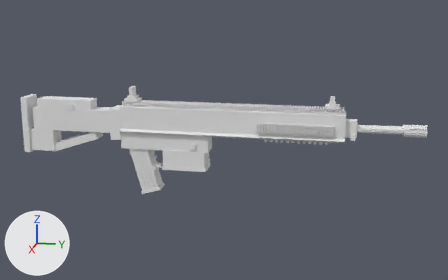
One commit to the OBJ model src/main/resources/assets/mareeletrica/models/block/armory21_scar_forge_body.obj: the scene before it, then after it.
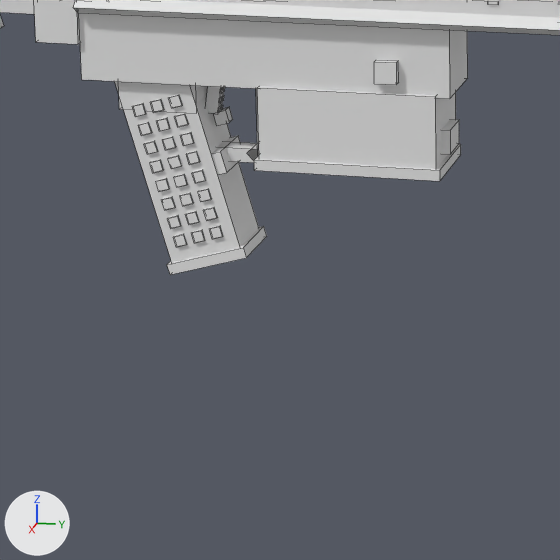
Each version is shown whole from a 50 mm camera at (5.511, 1.007, 1.699) aimed at (0.477, 0.0, 0.441), then close up on the part from 23% to 52% of the width and 46% to 93% of the height. Arrows for +X, +Y and +Z are at lower left; the lights stay in place. The last two pictures show the newer version. The close-ups show mesh edges as thin lines. Where no turn or scale is listed for an object, it has been applied to the vertices. Vertices at exactly the same position are counted once.

The older version as bpy lines, for what is in view:
```python
me_armory21_scar_forge_body = bpy.data.meshes.new('armory21_scar_forge_body')
me_armory21_scar_forge_body.from_pydata(...)  # 3054 vertices, 2310 faces; spans x 0.37..0.63, y -1.79..1.64, z -0.06..0.88
me_armory21_scar_forge_body.materials.append(mat_black)  # its picture is missing
me_armory21_scar_forge_body.materials.append(mat_dark)  # its picture is missing
me_armory21_scar_forge_body.materials.append(mat_engrave)  # its picture is missing
me_armory21_scar_forge_body.materials.append(mat_lower)  # its picture is missing
me_armory21_scar_forge_body.materials.append(mat_polish)  # its picture is missing
me_armory21_scar_forge_body.materials.append(mat_rubber)  # its picture is missing
me_armory21_scar_forge_body.materials.append(mat_steel)  # its picture is missing
me_armory21_scar_forge_body.materials.append(mat_upper)  # its picture is missing
me_armory21_scar_forge_body.materials.append(mat_white)  # its picture is missing
ob_armory21_scar_forge_body = bpy.data.objects.new('armory21_scar_forge_body', me_armory21_scar_forge_body)
ob_armory21_scar_forge_body.location = (0.0, 0.0, 0.0)
```
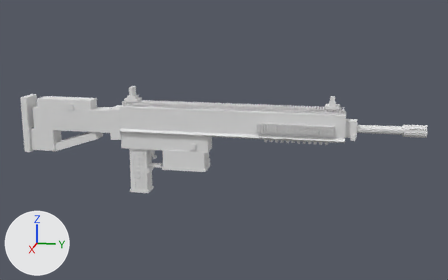
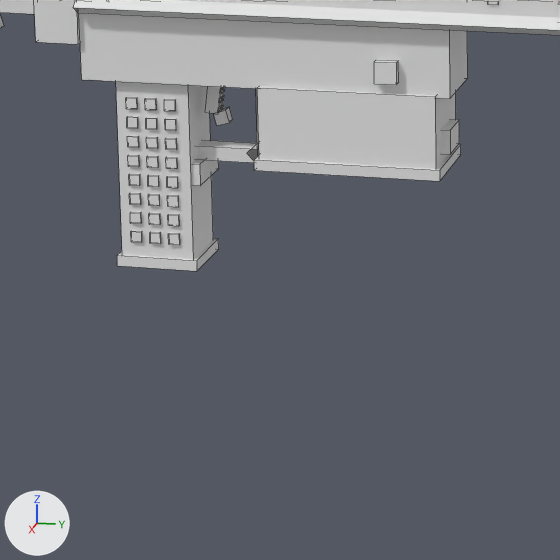
What differs and where, as boxes [x1, y1, x2, y2] in the close-ups (560 x 560 px; the box of a moved part takes in the faces that stretch with it):
'armory21_scar_forge_body', reshaped
    before: [0, 0, 560, 275]
    after: [0, 0, 560, 271]
part 1 of me_armory21_scar_forge_body, moved or reshaped
    before: [115, 81, 259, 263]
    after: [116, 81, 213, 259]
part 2 of me_armory21_scar_forge_body, moved or reshaped
    before: [167, 226, 267, 275]
    after: [117, 239, 219, 271]
part 3 of me_armory21_scar_forge_body, moved or reshaped
    before: [212, 136, 240, 174]
    after: [191, 158, 219, 185]
part 4 of me_armory21_scar_forge_body, moved or reshaped
    before: [173, 234, 187, 247]
    after: [131, 231, 142, 242]
part 5 of me_armory21_scar_forge_body, moved or reshaped
    before: [162, 197, 175, 210]
    after: [130, 212, 142, 224]
part 6 of me_armory21_scar_forge_body, moved or reshaped
    before: [144, 141, 158, 154]
    after: [129, 193, 141, 205]
part 7 of me_armory21_scar_forge_body, moved or reshaped
    before: [138, 122, 152, 136]
    after: [129, 174, 140, 186]
part 8 of me_armory21_scar_forge_body, moved or reshaped
    before: [132, 103, 146, 117]
    after: [128, 155, 140, 167]
part 9 of me_armory21_scar_forge_body, moved or reshaped
    before: [180, 133, 194, 146]
    after: [127, 136, 139, 148]
part 10 of me_armory21_scar_forge_body, moved or reshaped
    before: [175, 114, 188, 127]
    after: [127, 117, 138, 128]
part 11 of me_armory21_scar_forge_body, moved or reshaped
    before: [169, 95, 182, 108]
    after: [126, 97, 138, 109]
part 12 of me_armory21_scar_forge_body, moved or reshaped
    before: [191, 230, 205, 243]
    after: [150, 232, 161, 244]
part 13 of me_armory21_scar_forge_body, moved or reshaped
    before: [185, 212, 199, 224]
    after: [149, 213, 161, 225]
part 14 of me_armory21_scar_forge_body, moved or reshaped
    before: [198, 189, 212, 202]
    after: [148, 194, 160, 206]
part 15 of me_armory21_scar_forge_body, moved or reshaped
    before: [192, 170, 206, 183]
    after: [148, 175, 159, 187]
part 16 of me_armory21_scar_forge_body, moved or reshaped
    before: [186, 151, 200, 165]
    after: [146, 137, 158, 149]
part 17 of me_armory21_scar_forge_body, moved or reshaped
    before: [209, 226, 223, 239]
    after: [168, 233, 180, 245]
part 18 of me_armory21_scar_forge_body, deleted
    before: [204, 207, 218, 220]
part 19 of me_armory21_scar_forge_body, moved or reshaped
    before: [119, 85, 208, 229]
    after: [145, 98, 179, 226]

The change in detail:
me_armory21_scar_forge_body is used by ob_armory21_scar_forge_body; location (0.0, 0.0, 0.0).
me_armory21_scar_forge_body had 3054 vertices, 2310 faces and spanned x 0.37..0.63, y -1.79..1.64, z -0.06..0.88.
me_armory21_scar_forge_body now has 3046 vertices, 2304 faces and spans x 0.37..0.63, y -1.79..1.64, z -0.05..0.88.
me_armory21_scar_forge_body part 1: the loose piece of 8 vertices spanning x 0.43..0.57, y -0.83..-0.56, z -0.04..0.42 is turned -16 degrees about the x axis through its middle and scaled by 0.907, then moved by (0.0, -0.05, -0.03).
me_armory21_scar_forge_body part 2: the loose piece of 8 vertices spanning x 0.43..0.57, y -0.72..-0.55, z -0.06..0.01 is turned -16 degrees about the x axis through its middle, then moved by (0.0, -0.11, -0.01).
me_armory21_scar_forge_body part 3: the loose piece of 8 vertices spanning x 0.44..0.56, y -0.63..-0.59, z 0.16..0.21 is moved by (0.0, -0.05, -0.03).
me_armory21_scar_forge_body part 4: the loose piece of 8 vertices spanning x 0.57, y -0.7..-0.67, z 0.0..0.03 is moved by (0.0, -0.09, 0.0).
me_armory21_scar_forge_body part 5: the loose piece of 8 vertices spanning x 0.57, y -0.72..-0.7, z 0.08..0.11 is moved by (0.0, -0.07, -0.03).
me_armory21_scar_forge_body part 6: the loose piece of 8 vertices spanning x 0.57, y -0.76..-0.73, z 0.2..0.22 is moved by (0.0, -0.04, -0.11).
me_armory21_scar_forge_body part 7: the loose piece of 8 vertices spanning x 0.57, y -0.77..-0.74, z 0.24..0.26 is moved by (0.0, -0.03, -0.11).
me_armory21_scar_forge_body part 8: the loose piece of 8 vertices spanning x 0.57, y -0.78..-0.75, z 0.28..0.3 is moved by (0.0, -0.02, -0.11).
me_armory21_scar_forge_body part 9: the loose piece of 8 vertices spanning x 0.57, y -0.68..-0.65, z 0.22..0.25 is moved by (0.0, -0.12, -0.01).
me_armory21_scar_forge_body part 10: the loose piece of 8 vertices spanning x 0.57, y -0.69..-0.66, z 0.26..0.29 is moved by (0.0, -0.1, -0.01).
me_armory21_scar_forge_body part 11: the loose piece of 8 vertices spanning x 0.57, y -0.7..-0.67, z 0.3..0.33 is moved by (0.0, -0.09, -0.01).
me_armory21_scar_forge_body part 12: the loose piece of 8 vertices spanning x 0.57, y -0.66..-0.64, z 0.01..0.04 is moved by (0.0, -0.09, -0.01).
me_armory21_scar_forge_body part 13: the loose piece of 8 vertices spanning x 0.57, y -0.67..-0.65, z 0.05..0.08 is moved by (0.0, -0.08, -0.01).
me_armory21_scar_forge_body part 14: the loose piece of 8 vertices spanning x 0.57, y -0.65..-0.62, z 0.1..0.13 is moved by (0.0, -0.11, -0.02).
me_armory21_scar_forge_body part 15: the loose piece of 8 vertices spanning x 0.57, y -0.66..-0.63, z 0.14..0.17 is moved by (0.0, -0.1, -0.01).
me_armory21_scar_forge_body part 16: the loose piece of 8 vertices spanning x 0.57, y -0.67..-0.64, z 0.18..0.21 is moved by (0.0, -0.09, 0.03).
me_armory21_scar_forge_body part 17: the loose piece of 8 vertices spanning x 0.57, y -0.62..-0.6, z 0.02..0.05 is moved by (0.0, -0.09, -0.02).
me_armory21_scar_forge_body part 18: the loose piece of 8 vertices spanning x 0.57, y -0.64..-0.61, z 0.06..0.09 is deleted.
me_armory21_scar_forge_body part 19: 20 vertices moved from x 0.43..0.57, y -0.73..-0.7, z 0.04..0.24 to x 0.43..0.57, y -0.73..-0.69, z 0.05..0.23; 80 vertices removed from x 0.43..0.57, y -0.81..-0.65, z 0.09..0.36; 96 vertices added at x 0.43..0.57, y -0.75..-0.69, z 0.01..0.31.
Other edits to the shape of me_armory21_scar_forge_body do not show in these pictures.
